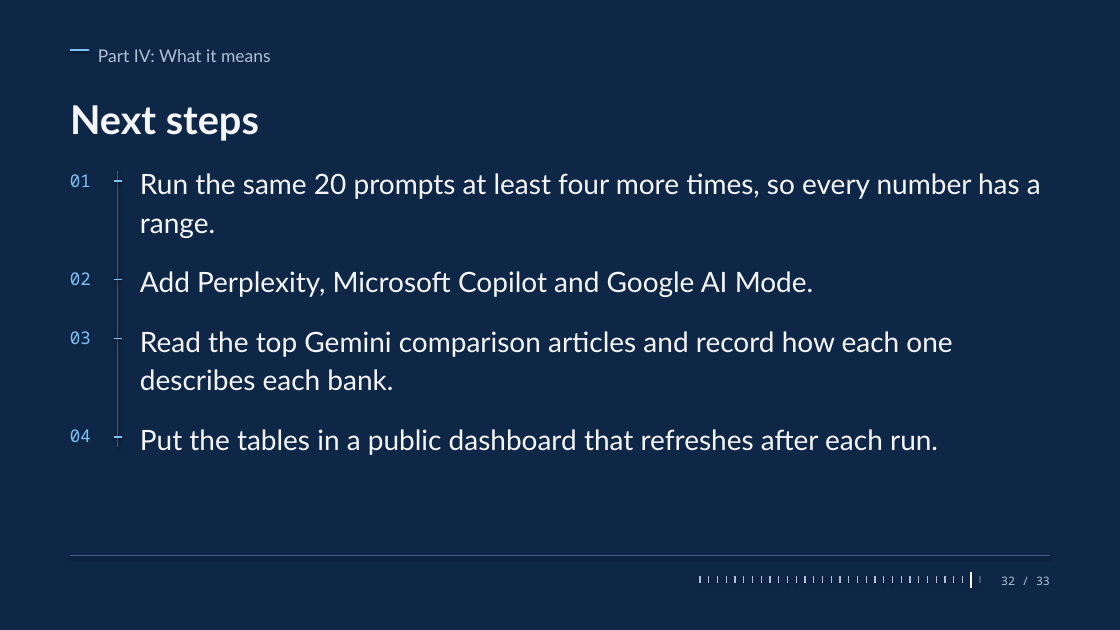
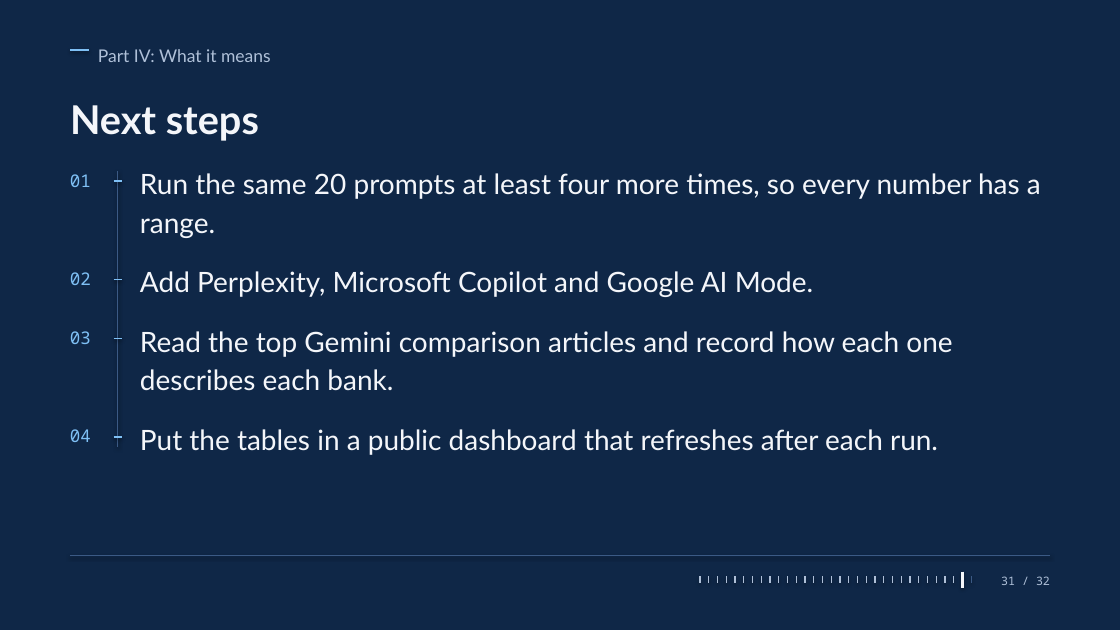
Before and after one commit to rgmwnn/geo-bank-visibility, a slide deck: slide 31 of deck/out/favoured-banks.pptx (slide 32 before the commit). Drawn at 1120x630 pixels with LibreOffice and Linux fonts; fonts in the diff are those of the drawing. Boxes give left, top, right and bottom in pixels: in the first picture for what was removed or moved away, otherwise in the second. Text is boxed around its words. In the diff, an @@ line names an element or a change of style, - is before the commit and + after.

```diff
--- a/deck/out/favoured-banks.pptx
+++ b/deck/out/favoured-banks.pptx
@@ line moved from (963, 576) - (963, 583) to (963, 572) - (963, 588) @@
@@ line (963, 572) - (963, 588): stroke #AFC0D8 1 pt to #F4F6FA 2 pt @@
@@ line moved from (971, 572) - (971, 588) to (971, 576) - (971, 583) @@
@@ line (971, 576) - (971, 583): stroke #F4F6FA 2 pt to #3B5A85 1 pt @@
@@ line removed from (981, 576) to (981, 583) @@
@@ text at (x1=1001, y1=576, x2=1050, y2=585): text changed @@
-32 / 33
+31 / 32
```
Also in this commit, not shown: 25 other slides changed, 1 slide added, 2 slides removed, 4 other files.
